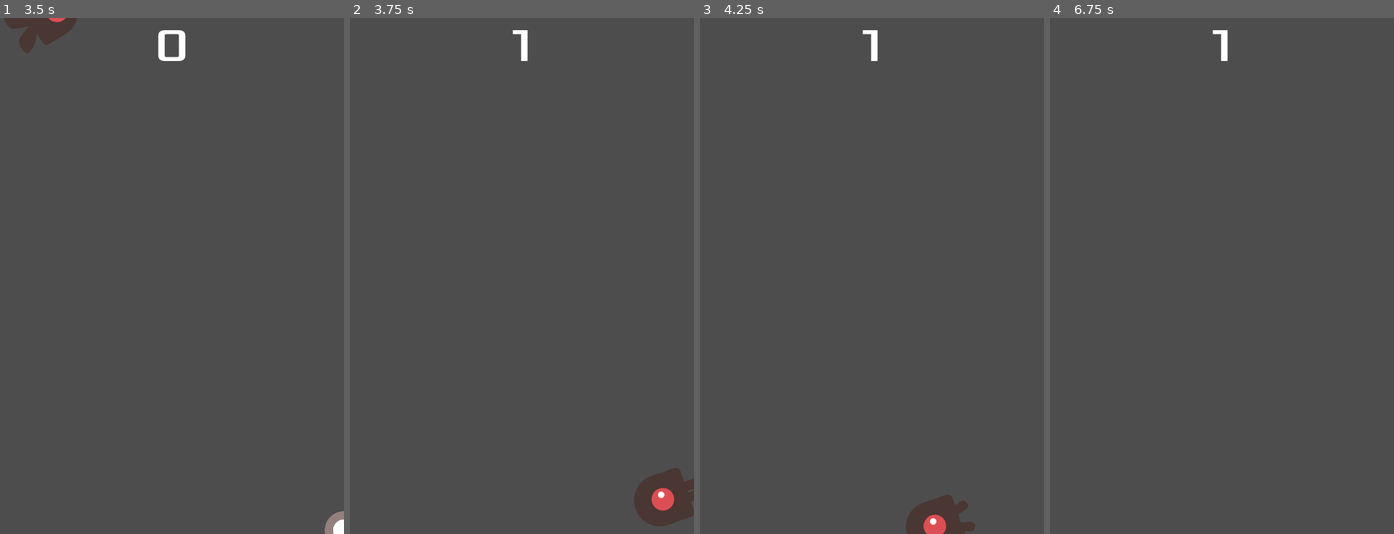
Above: before the commit, frames 1-4 (left to right).
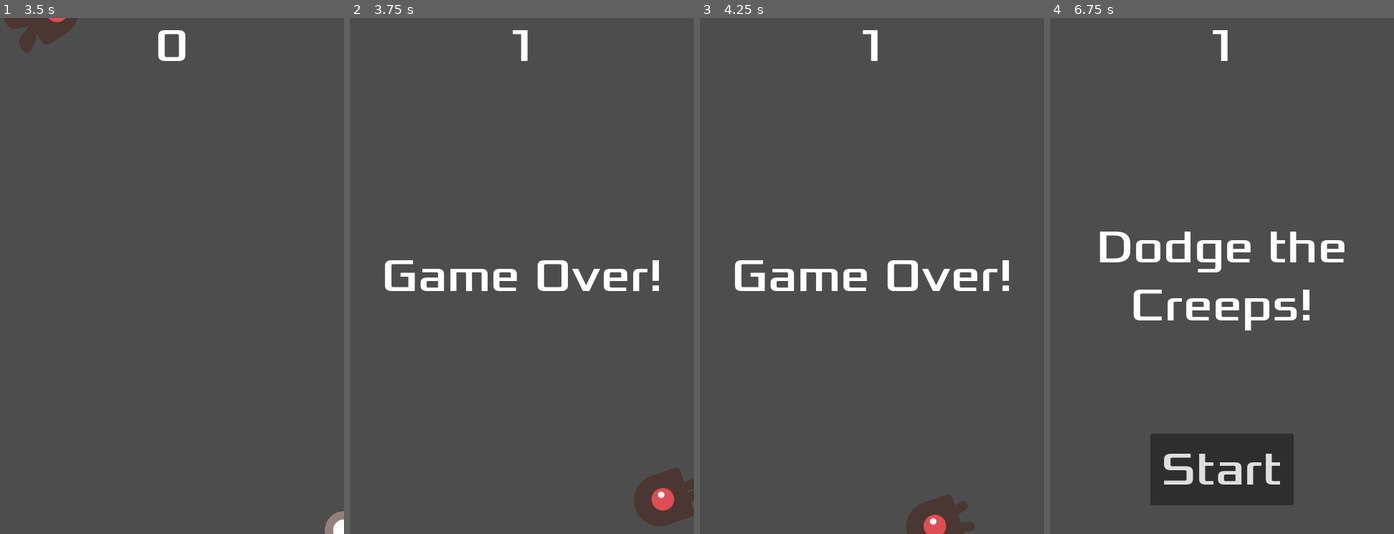
Above: after the commit, the same moments.

Repository: chen515024/godot-doc-2d-demo
Game: Godot game, scene res://main.tscn
Same seed, same stepped clock (60 frames per second), same inputs: the game is played once before the commit and once after it.
Inputs:
- Up to frame 1 (3.5 s): click "Start" at 0.5 s; tap Enter at 1.25 s; hold Right (move_right) 1.28-2.03 s; hold Down (move_down) 2.03-2.78 s; hold Right (move_right) from 2.78 s (still down)
- Up to frame 2 (3.75 s): release Right (move_right) at 3.53 s; hold Up (move_up) from 3.53 s (still down)
- Up to frame 3 (4.25 s): keep holding Up (move_up)
- Up to frame 4 (6.75 s): release Up (move_up) at 4.28 s; hold Left (move_left) 4.28-5.78 s; tap Space at 5 s; hold Down (move_down) 5.78-6.53 s; tap Enter at 6.5 s; hold Right (move_right) from 6.53 s (still down)

Frame 1 is identical in both runs. In frame 2, 1.8% of the frame differs, in the area x 10-90%, y 46-53%; in frame 3, 1.8%; in frame 4, 8.7%, in the area x 14-86%, y 41-95%.
Error before the commit: Invalid call. Nonexistent function 'show_game_over' in base 'CanvasLayer (hud.gd)'. (res://main.gd:20)

Commit message:
fix: 修复死亡后报错问题

Diff:
--- a/hud.gd
+++ b/hud.gd
@@ -16,14 +16,14 @@
 	$Message.show()
 	$MessageTimer.start()
 
-func show_gameover() -> void:
+func show_game_over() -> void:
 	show_message("Game Over!")
 	await $MessageTimer.timeout
 
 	$Message.text = "Dodge the Creeps!"
 	$Message.show()
 
-	await get_tree().create_time(1.0).timeout
+	await get_tree().create_timer(1.0).timeout
 	$StartButton.show()
 
 func update_score(score) -> void:
